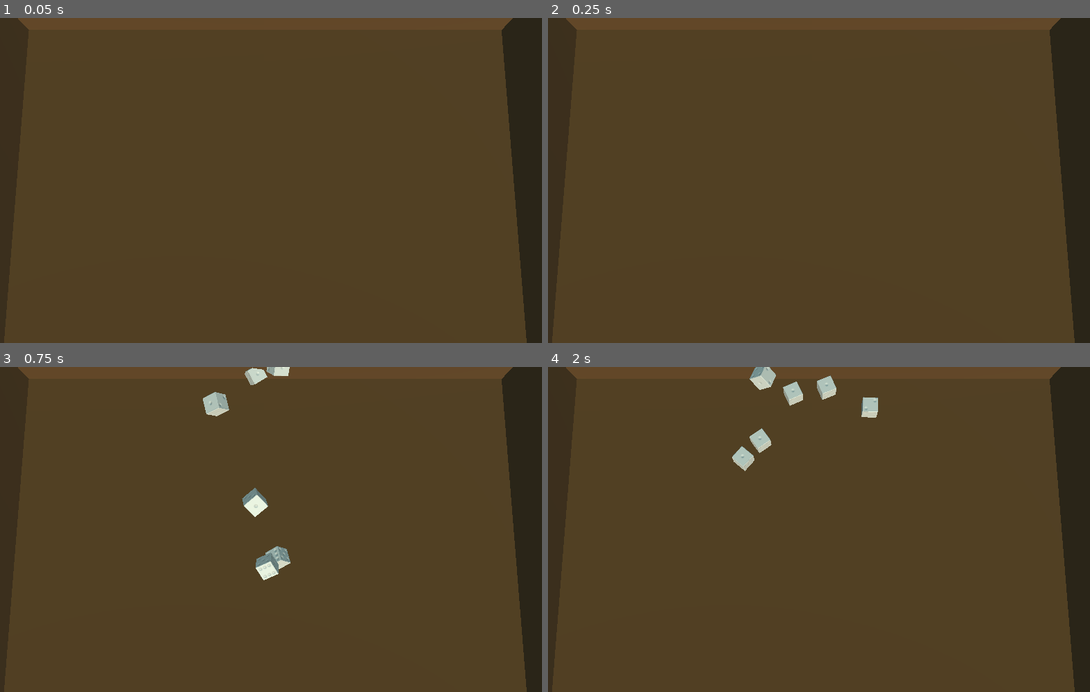
Above: before the commit, frames 1-4 (two rows, left to right).
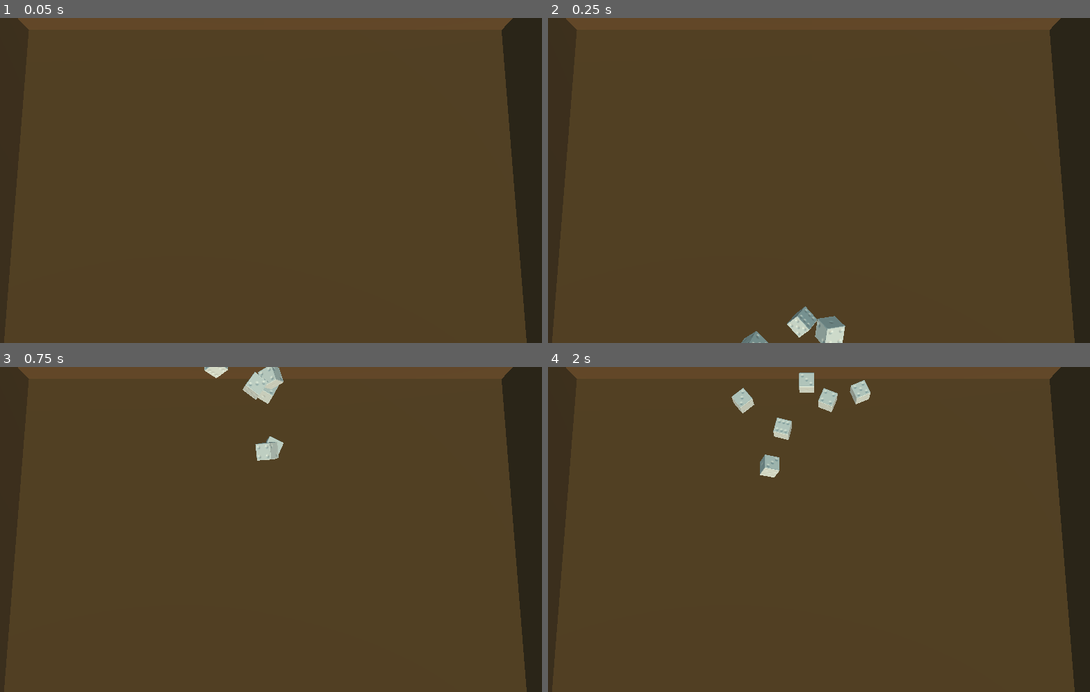
Above: after the commit, the same moments.

Repository: vjms/farkle
Game: Godot game, scene res://Board.tscn
The game is run twice, just before and just after one commit, with the same random seed, the same clock (stepped at 60 frames per second) and the same inputs. The project has no main scene, so this scene is started directly.
Inputs:
- Up to frame 1 (0.05 s): no input
- Up to frame 2 (0.25 s): no input
- Up to frame 3 (0.75 s): tap Enter at 0.5 s; tap T at 0.6 s
- Up to frame 4 (2 s): tap T at 1.35 s

Frame 1 is identical in both runs. In frame 2, 0.8% of the frame differs, in the area x 35-55%, y 88-100%; in frame 3, 1.8%; in frame 4, 2.2%, in the area x 33-61%, y 0-34%.

Commit message:
intial dice randomization tweaking

Diff:
--- a/Dice/Dice.gd
+++ b/Dice/Dice.gd
@@ -20,9 +20,15 @@
 func throw(direction: Vector3):
 	var power = rng.randf_range(5, 10)
 	var rot = rng.randf_range(-0.05, 0.05)
-	rotate(Vector3(rng.randi_range(0, 1), rng.randi_range(0, 1), rng.randi_range(0, 1)), rng.randf_range(-90, 90))
-	apply_impulse(Vector3(0.00, -0.01, rot), direction * power)
-	pass
+	match rng.randi_range(1, 3):
+		1:
+			rotate(Vector3(1, 0, 0), rng.randf_range(-90, 90))
+		2:
+			rotate(Vector3(0, 1, 0), rng.randf_range(-90, 90))
+		3:
+			rotate(Vector3(0, 0, 1), rng.randf_range(-90, 90))
+	apply_impulse(Vector3(0.0, 0.0, rot), direction * power)
+	apply_impulse(Vector3(0.0, 0.5, 0), direction * 2)
 
 
 func get_pointed_number():
